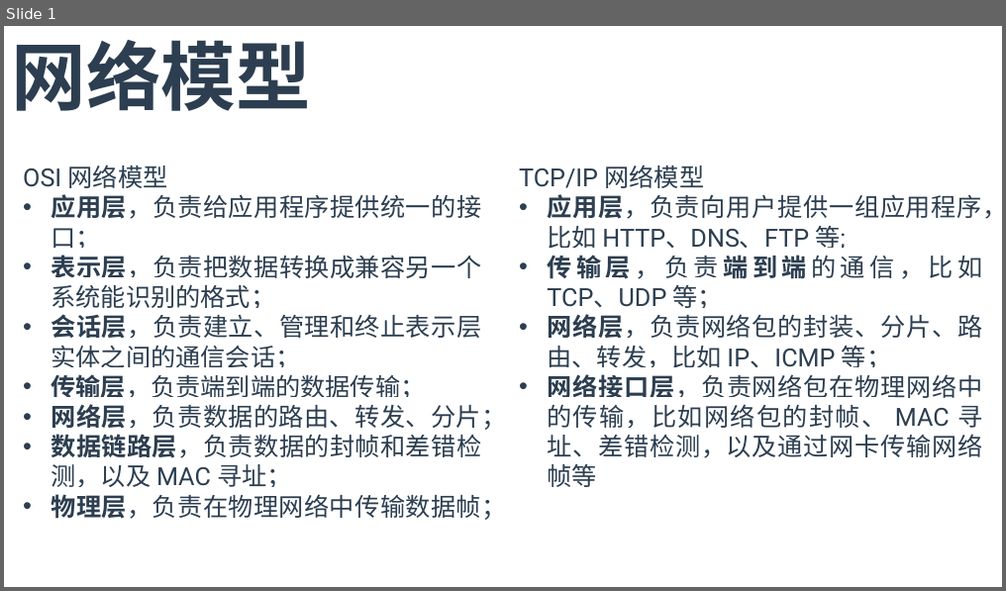
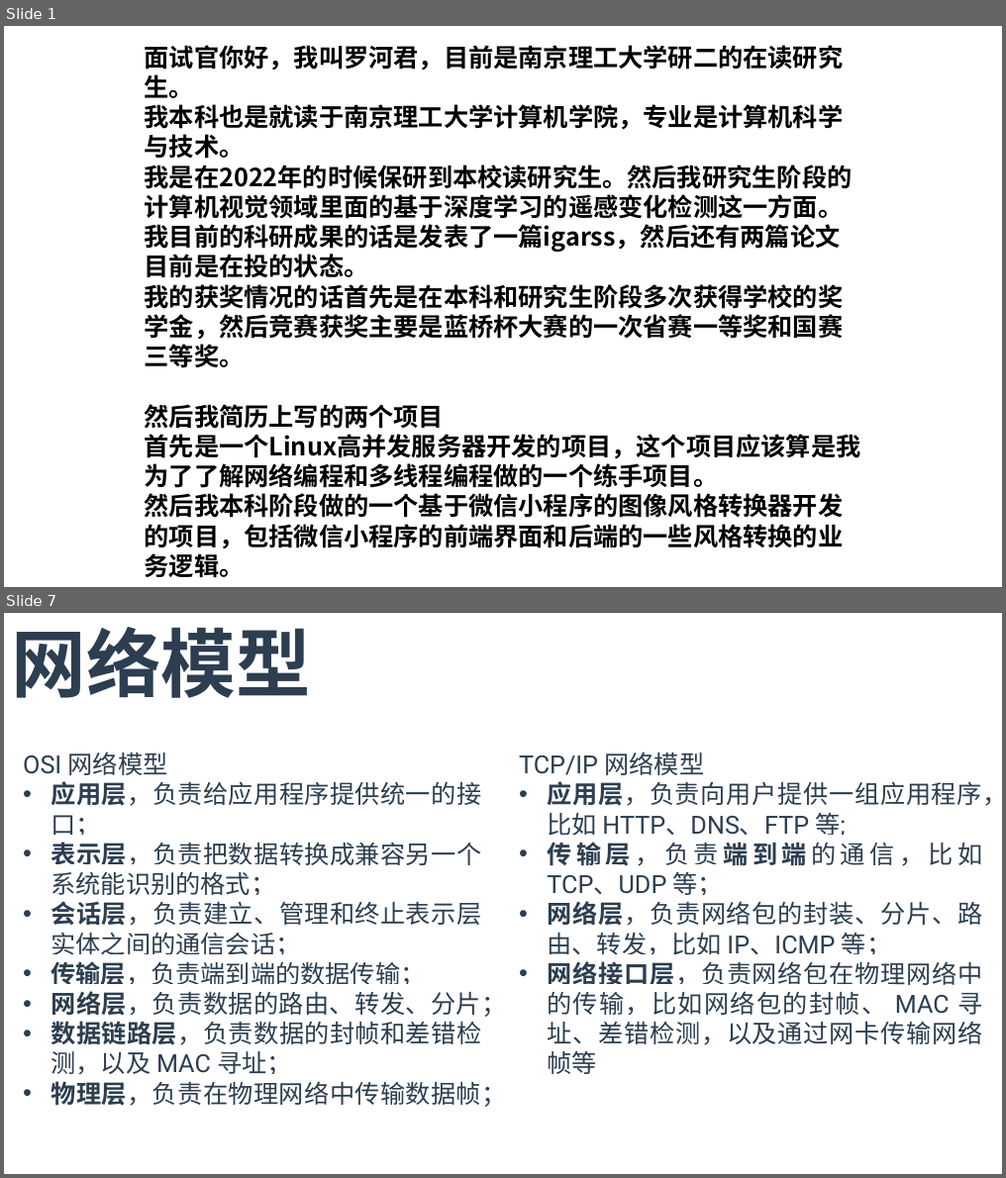
Before and after one commit to T0kisaki-Kurumi/LeetCode, a slide deck: 实习/新建 Microsoft PowerPoint 演示文稿.pptx. Shown one above the other, each under a label of ours: slide 1 before the commit, slides 1 and 7 after it; the slides between them are not shown. The pictures are 1006x591 and 1006x1178 pixels, drawn with LibreOffice and Linux fonts; fonts in the diff are those of the drawing. Boxes give left, top, right and bottom in pixels: in the first picture for what was removed or moved away, otherwise in the second. Text is boxed around its words. In the diff, an @@ line names an element or a change of style, - is before the commit and + after.

```diff
--- a/实习/新建 Microsoft PowerPoint 演示文稿.pptx
+++ b/实习/新建 Microsoft PowerPoint 演示文稿.pptx
@@ slide 1 added at [4, 26, 1002, 587], background #FFFFFF @@
@@ text added at [145, 45, 861, 578], 24 pt, text #000000, bold @@
+面试官你好，我叫罗河君，目前是南京理工大学研二的在读研究生。
+我本科也是就读于南京理工大学计算机学院，专业是计算机科学与技术。
+我是在2022年的时候保研到本校读研究生。然后我研究生阶段的计算机视觉领域里面的基于深度学习的遥感变化检测这一方面。
+我目前的科研成果的话是发表了一篇igarss，然后还有两篇论文目前是在投的状态。
+我的获奖情况的话首先是在本科和研究生阶段多次获得学校的奖学金，然后竞赛获奖主要是蓝桥杯大赛的一次省赛一等奖和国赛三等奖。
+然后我简历上写的两个项目
+首先是一个Linux高并发服务器开发的项目，这个项目应该算是我为了了解网络编程和多线程编程做的一个练手项目。
+然后我本科阶段做的一个基于微信小程序的图像风格转换器开发的项目，包括微信小程序的前端界面和后端的一些风格转换的业务逻辑。
@@ what was slide 1 is now slide 7 @@
```
Also in this commit, not shown: 1 slide changed, 7 other slides added, 3 other files.
